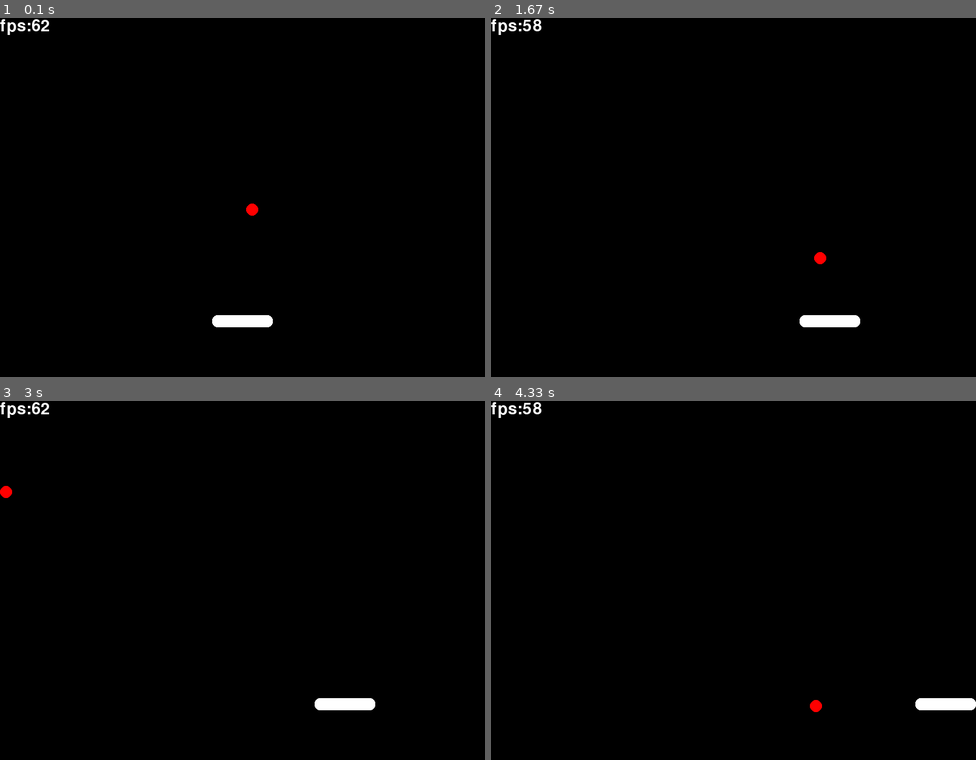
Above: before the commit, frames 1-4 (two rows, left to right).
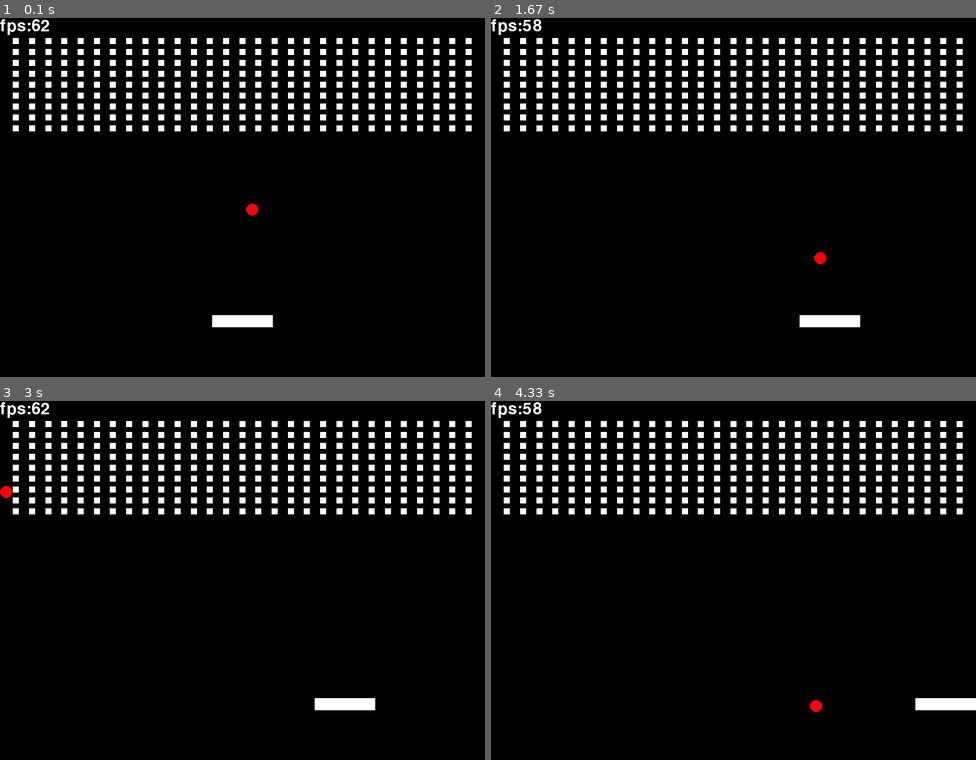
Above: after the commit, the same moments.

Repository: ZhangJC2025/pygame_breakout
Game: pygame game, started from my_pygame.py
Same seed, same stepped clock (60 frames per second), same inputs: the game is played once before the commit and once after it.
Inputs:
- Up to frame 1 (0.1 s): no input
- Up to frame 2 (1.67 s): hold D 0.33-0.8 s; hold D 0.83-1.3 s; hold A from 1.33 s (still down)
- Up to frame 3 (3 s): release A at 1.87 s; hold A 1.9-2.3 s; hold D 2.33-2.97 s
- Up to frame 4 (4.33 s): hold A 3-3.47 s; hold D 3.5-3.97 s; hold D from 4 s (still down)

The runs differ from the first frame. In frame 1, 5.5% of the frame differs, in the area x 2-98%, y 5-87%; in frame 2, 5.5%; in frame 3, 5.5%; in frame 4, 5.5%.

Commit message:
add block_generator

Diff:
--- a/my_pygame.py
+++ b/my_pygame.py
@@ -18,20 +18,19 @@
 
 
 class Paddle:
-    def __init__(self, x, y):
-        self.width = 100
-        self.height = 20
+    def __init__(self, x, y, width, height):
+        self.width = width  # 100
+        self.height = height  # 20
         self.x = x - self.width // 2
         self.y = y - self.height // 2
         self.color = white
-        self.hit_box = pg.Rect(self.x, self.y, 100, 20)
+        self.hit_box = pg.Rect(self.x, self.y, self.width, self.height)
 
     def draw(self, screen):
         pg.draw.rect(
             screen,
             self.color,
             (self.x, self.y, self.width, self.height),
-            border_radius=8,
         )
         if DEBUG_MODE:
             pg.draw.rect(screen, green, self.hit_box, 3)
@@ -85,11 +84,33 @@
 
 
 class Block(Paddle):
-    def __init__(self, x, y):
-        super().__init__(x, y)
-        self.height = 10
-        self.width = 10
-        self.hit_box = pg.Rect(self.x, self.y, 10, 10)
+    def __init__(self, x, y, width, height):
+        super().__init__(x, y, width, height)
+
+    def draw(self, screen):
+        return super().draw(screen)
+
+    def move(self, speed):
+        return super().move(speed)
+
+
+class Block_generator:
+    def __init__(self, x_range, y_range, line, row):
+        self.line = line
+        self.row = row
+        self.x_range = x_range
+        self.y_range = y_range
+        self.block_array = []
+        for i in range(1, line):
+            for j in range(1, row):
+                y = (y_range[1] - y_range[0]) / line * i + y_range[0]
+                x = (x_range[1] - x_range[0]) / row * j + x_range[0]
+
+                self.block_array.append(Block(x, y, 10, 10))
+
+    def draw(self, surface):
+        for block in self.block_array:
+            block.draw(surface)
 
 
 def input_handler(eneity, dt):
@@ -123,8 +144,9 @@
     pg.display.set_caption("Breakout")
 
     # entitys
-    paddle = Paddle(screen.get_width() / 2, screen.get_height() - 100)
+    paddle = Paddle(screen.get_width() / 2, screen.get_height() - 100, 100, 20)
     ball = Ball(screen.get_width() / 2, screen.get_height() / 2)
+    block_generator = Block_generator((0, WIDTH), (20, 200), 10, 30)
 
     clock = pg.time.Clock()
     dt = 0
@@ -158,6 +180,7 @@
 
         paddle.draw(screen)
         ball.draw(screen)
+        block_generator.draw(screen)
 
         dt = clock.tick(60) / 1000
 
